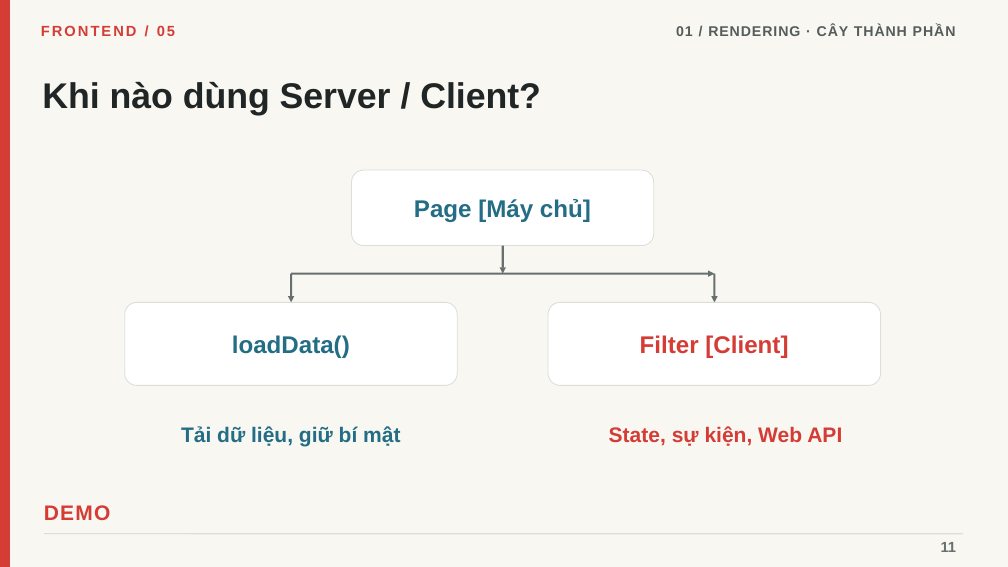
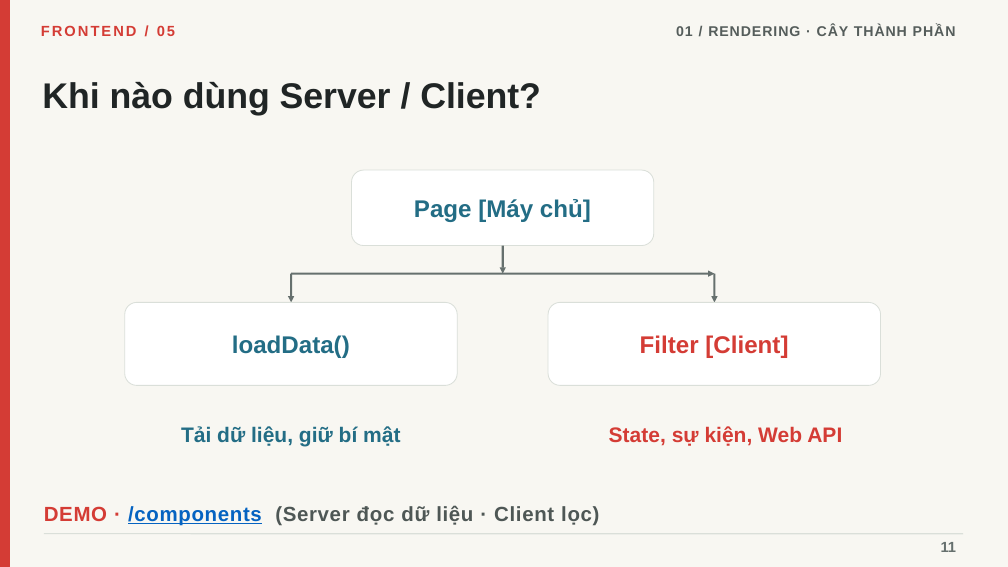
Before and after one commit to linhtn-spec/seminar-nextjs, a slide deck: slide 11 of Seminar_05_Frontend_Roadmap_Tieng_Viet_Da_Chinh_Sua.pptx. Drawn at 1008x567 pixels with LibreOffice and Linux fonts; fonts in the diff are those of the drawing. Boxes give left, top, right and bottom in pixels: in the first picture for what was removed or moved away, otherwise in the second. Text is boxed around its words. In the diff, an @@ line names an element or a change of style, - is before the commit and + after.

```diff
--- a/Seminar_05_Frontend_Roadmap_Tieng_Viet_Da_Chinh_Sua.pptx
+++ b/Seminar_05_Frontend_Roadmap_Tieng_Viet_Da_Chinh_Sua.pptx
@@ text at (44,505,599,526): text changed; size 20 to 19.5 pt; text colour #D43C35 to #4E5755 @@
-DEMO
+DEMO · /components (Server đọc dữ liệu · Client lọc)
```
Also in this commit, not shown: 7 other slides changed, 3 other files.
